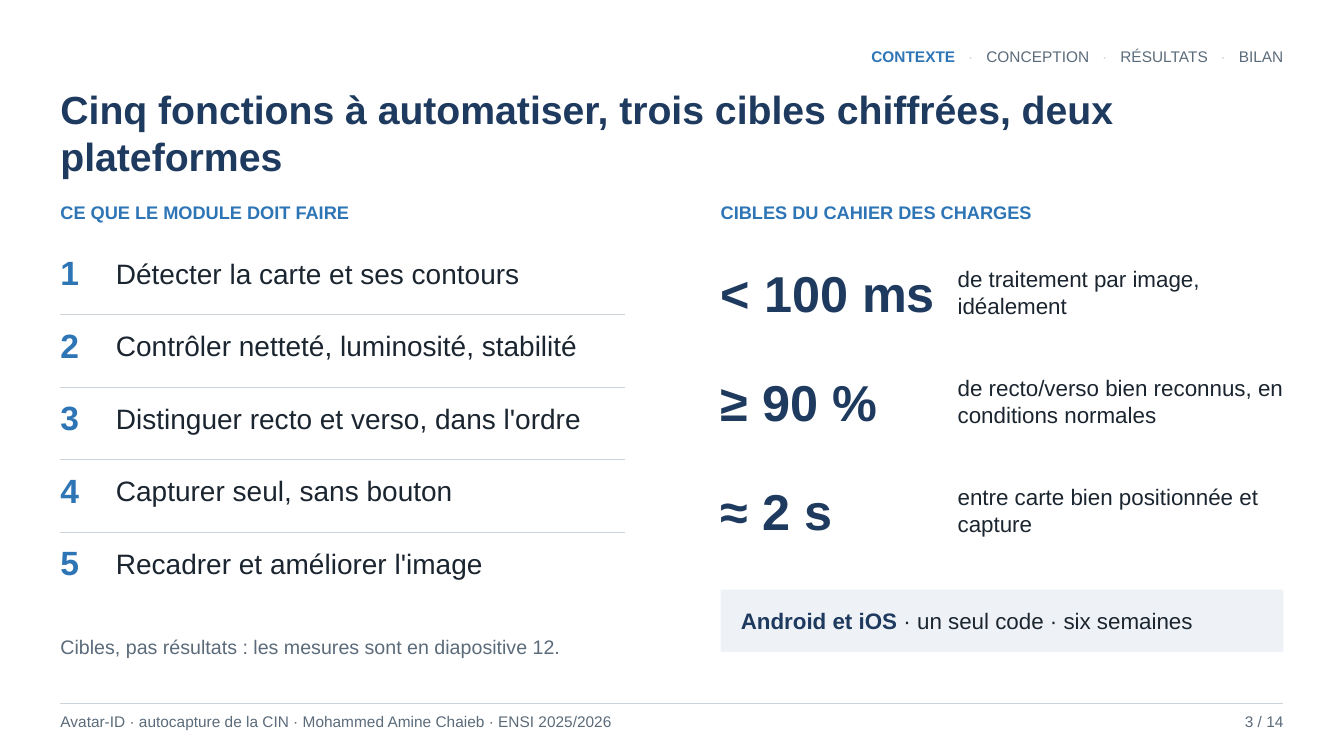
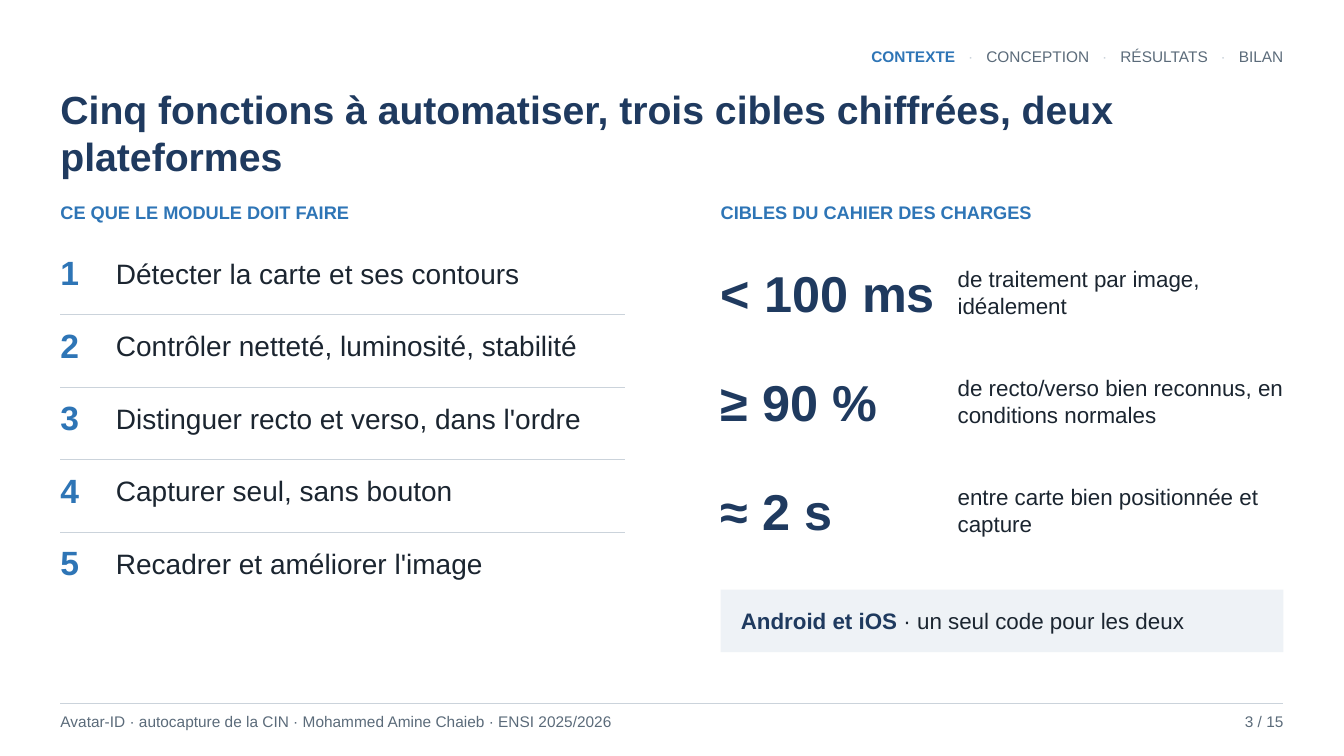
Before and after one commit to mohammedaminechaieb/detection_cin, a slide deck: slide 3 of Soutenance_Stage_ENSI_Final.pptx. Drawn at 1344x756 pixels with LibreOffice and Linux fonts; fonts in the diff are those of the drawing. Boxes give left, top, right and bottom in pixels: in the first picture for what was removed or moved away, otherwise in the second. Text is boxed around its words. In the diff, an @@ line names an element or a change of style, - is before the commit and + after.

```diff
--- a/Soutenance_Stage_ENSI_Final.pptx
+++ b/Soutenance_Stage_ENSI_Final.pptx
@@ text at (741, 612, 1183, 634): text changed @@
-Android et iOS · un seul code · six semaines
+Android et iOS · un seul code pour les deux
@@ text removed at (60, 639, 560, 658) @@
-Cibles, pas résultats : les mesures sont en diapositive 12.
@@ text at (1245, 716, 1283, 727): text changed @@
-3 / 14
+3 / 15
```
Also in this commit, not shown: 13 other slides changed, 4 slides added, 3 slides removed, 3 other files.
